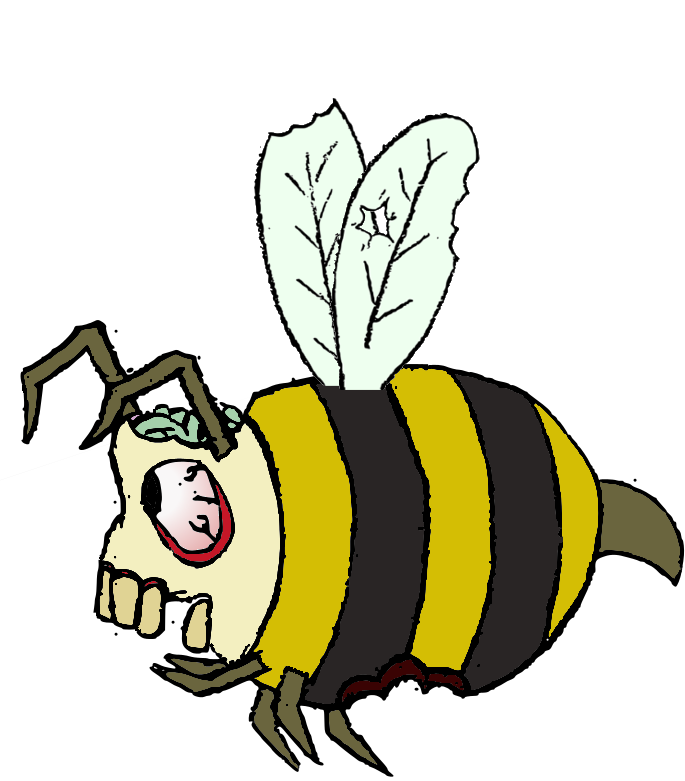
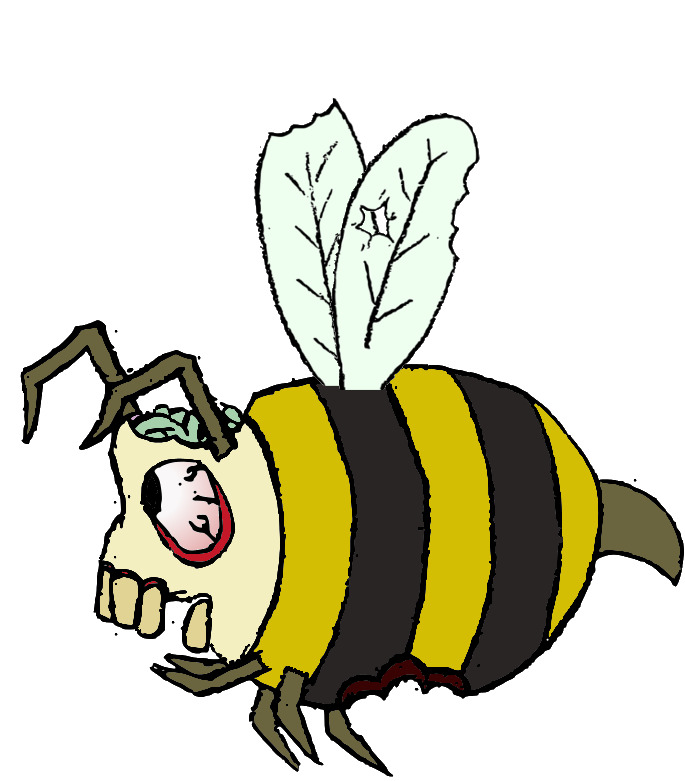
Two versions of the same layered image (685px x 781px). Layer-by-layer changes:
painted on "Pasted Layer" over [0, 320, 685, 777]
